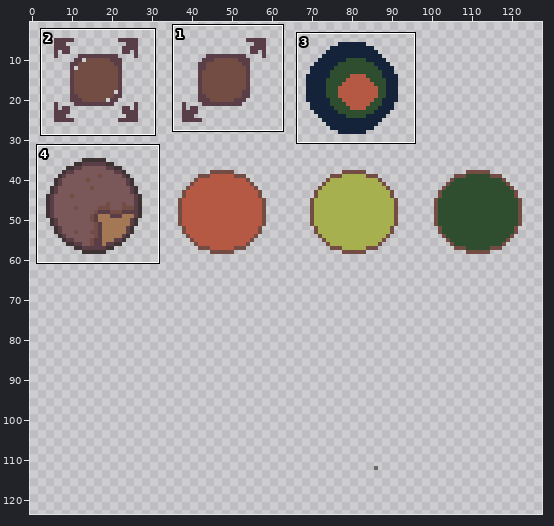
Edited in one commit: pixel-art file (icons/icons.aseprite). Above: a wide view before the commit, with the close-up outlined.
Close-up. First the earlier version:
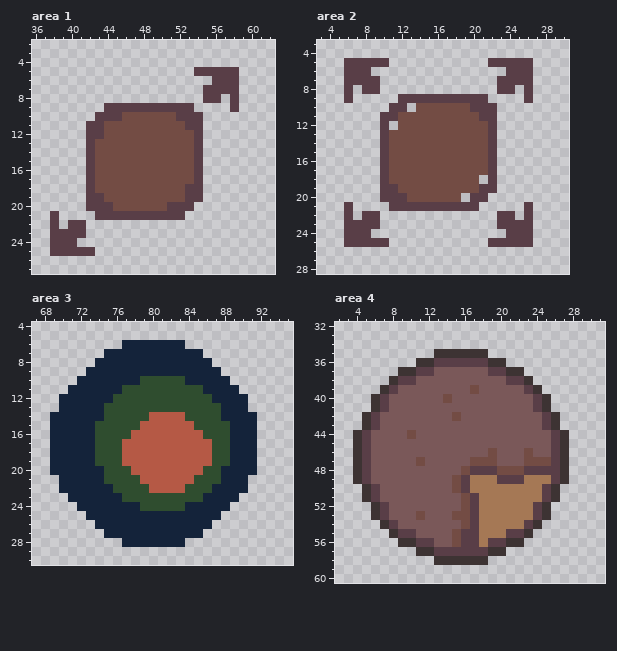
256x256 pixels, 1 frame. Shown: area 1: x 36..62, y 2..27; area 2: x 3..30, y 3..28; area 3: x 67..95, y 4..30; area 4: x 2..31, y 32..60. The wide view leaves out empty margins. The commit also changed other parts of the picture, which this record leaves out.
After:
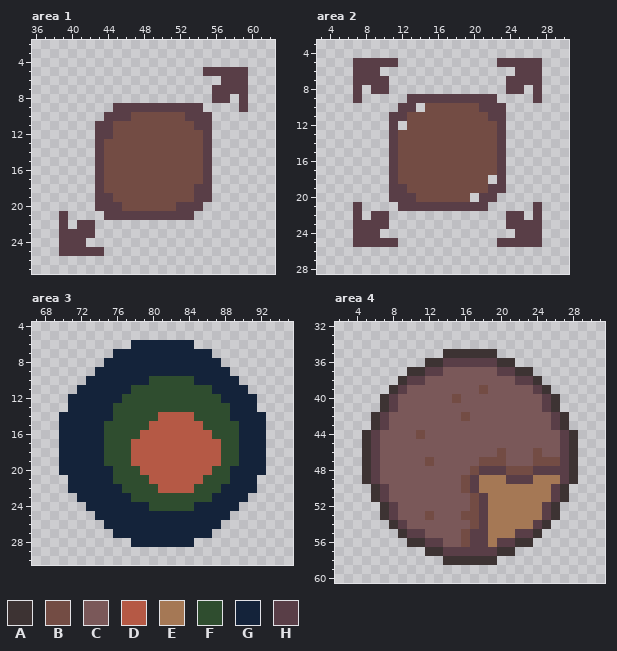
Palette (. is transparent): A #3d3333  B #734c44  C #7a5859  D #b55945  E #a57855  F #2f4d2f  G #14233a  H #593e47
From old to new:
Changed rows in their new state; - is an unchanged pixel.
Area 1:
first column x 38:
 5 ----------------.----H
 6 ------------------.--H
 7 -----------------.---H
 8 -----------------.-H.H
 9 ------.---------H---.H
10 -----.--H-----B--H----
11 ----.-H--------B-H----
12 ----.-H---------BH----
13 ----.H----------BH----
14 ----.H----------BH----
15 ----.H----------BH----
16 ----.H----------BH----
17 ----.H----------BH----
18 ----.H---------B-H----
19 ----.-H--------B-H----
20 ----.--H-----B--H-----
21 .H---.---------H------
22 .H.-H-----------------
23 .---H-----------------
24 .--H------------------
25 .----H----------------
Area 2:
first column x 6:
 5 .----H----------.----H
 6 .--H--------------.--H
 7 .---H------------.---H
 8 .H.-H------------.-H.H
 9 .H----.---------H---.H
10 -----.-H.-----B--H----
11 ----.-H--------B-H----
12 ----.H.---------BH----
13 ----.H----------BH----
14 ----.H----------BH----
15 ----.H----------BH----
16 ----.H----------BH----
17 ----.H----------BH----
18 ----.H---------B.H----
19 ----.-H--------B-H----
20 ----.--H-----B.-H-----
21 .H---.---------H----.H
22 .H.-H------------.-H.H
23 .---H------------.---H
24 .--H--------------.--H
25 .----H----------.----H
Area 3:
first column x 69:
 6 --------.------G--------
 7 ------.----------G------
 8 -----.------------G-----
 9 ----.--------------G----
10 ---.------G----F----G---
11 --.-----G--------F---G--
12 -.-----G----------F---G-
13 -.----G------------F--G-
14 .-----G----F---D---F---G
15 .----G----F-----D---F--G
16 .----G---F-------D--F--G
17 .----G--F---------D-F--G
18 .----G--F---------D-F--G
19 .----G--F---------D-F--G
20 .-----G--F-------D-F---G
21 -.----G---F-----D--F--G-
22 -.-----G---F---D--F---G-
23 --.-----G--------F---G--
24 ---.------G----F----G---
25 ----.--------------G----
26 -----.------------G-----
27 ------.----------G------
28 --------.------G--------
Area 4:
first column x 4:
35 ---------.-----A---------
36 -------.-A-----H-A-------
37 -----.-A-H-----C-H-A-----
38 ----.A-H---------C-HA----
39 ---.AH-------CB----CHA---
40 --.AH-----CB--------CHA--
41 --.AH---------------CHA--
42 -.AH-------CB--------CHA-
43 -.AH-----------------CHA-
44 .AH---CB--------------CHA
45 .AH-------------------CHA
46 .AH------------CB--CB-CHA
47 .AH----CB----C--B--C--BHA
48 .AH---------CB--H--B---HA
49 .AH--------CBH--E--H--EHA
50 -.AH-------CBH-------EHA-
51 -.AH--------CBH------EHA-
52 --.AH-------CBH-----EHA--
53 --.AH--CB--C-BH-----EHA--
54 ---.AH------CBH----EHA---
55 ----.A-H---CB-H--E-HA----
56 -----.-A-H-CB-HE-H-A-----
57 -------.-A-----H-A-------
58 ---------.-----A---------
Pixel boxes of the changes (left, top, right, bottom) in both close-ups:
changed: (167, 67, 248, 220)
changed: (50, 103, 131, 256)
changed: (344, 58, 425, 247)
changed: (461, 58, 542, 247)
changed: (50, 340, 266, 547)
changed: (353, 349, 578, 565)
